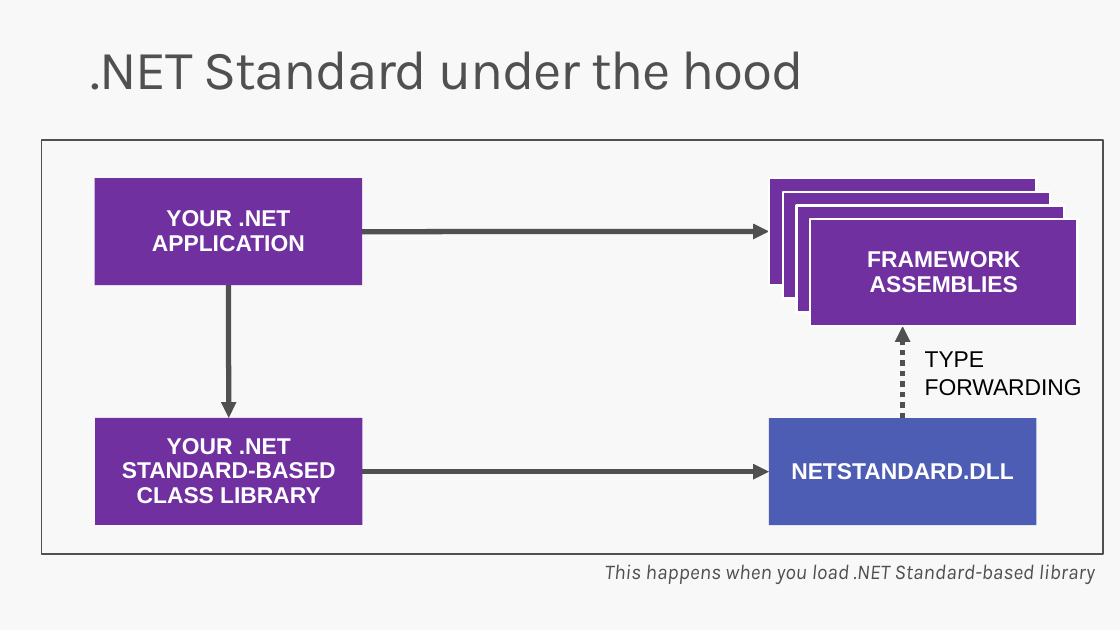
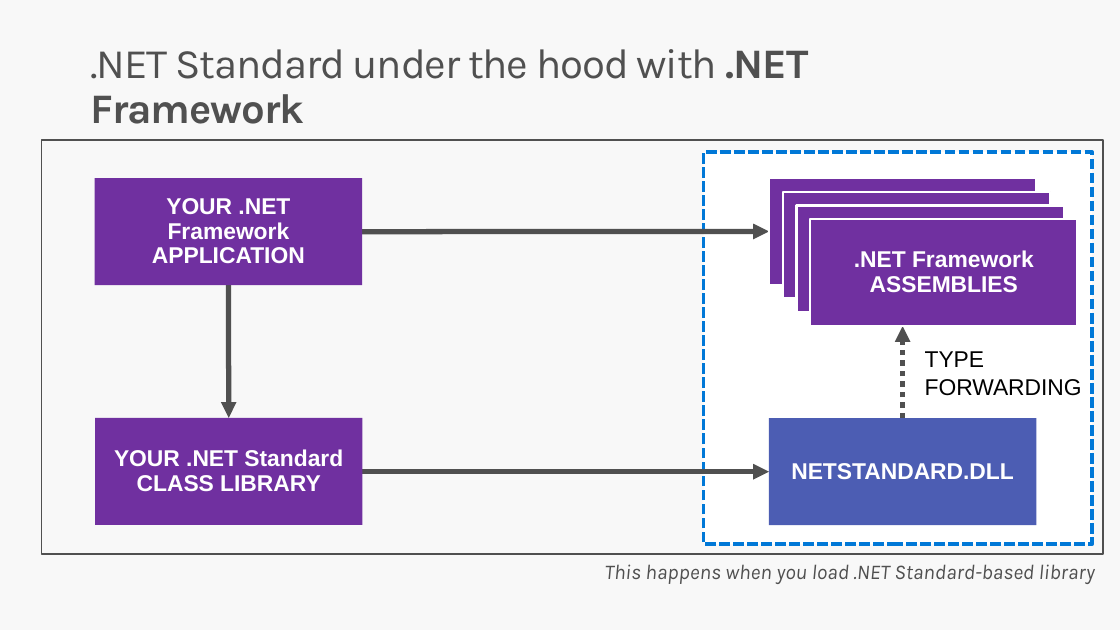
Before and after one commit to DotNetConfTh/dotnetconfth.github.io, a slide deck: slide 20 of dotnetconf/Technical/Decks/Aaron_NetStandard/Build Great Libraries using .NET Standard-Aaron.pptx (slide 24 before the commit). Drawn at 1120x630 pixels with LibreOffice and Linux fonts; fonts in the diff are those of the drawing; background and template pictures are left out. Boxes give left, top, right and bottom in pixels: in the first picture for what was removed or moved away, otherwise in the second. Text is boxed around its words. In the diff, an @@ line names an element or a change of style, - is before the commit and + after.

```diff
--- a/dotnetconf/Technical/Decks/Aaron_NetStandard/Build Great Libraries using .NET Standard-Aaron.pptx
+++ b/dotnetconf/Technical/Decks/Aaron_NetStandard/Build Great Libraries using .NET Standard-Aaron.pptx
@@ title at (90, 49, 809, 124): text changed; size 47 to 36 pt @@
-.NET Standard under the hood
+.NET Standard under the hood with .NET Framework
@@ rectangle added at (704, 152, 1092, 544), fill #FFFFFF, outline #0078D7 3 pt dashed @@
@@ text in rectangle at (152, 198, 305, 263): text changed @@
-YOUR .NET APPLICATION
+YOUR .NET Framework APPLICATION
@@ text in rectangle at (854, 250, 1034, 293): text changed @@
-FRAMEWORK ASSEMBLIES
+.NET Framework ASSEMBLIES
@@ text in rectangle at (114, 449, 343, 492): text changed @@
-YOUR .NET STANDARD-BASED CLASS LIBRARY
+YOUR .NET Standard CLASS LIBRARY
```
Also in this commit, not shown: 7 other slides changed, 14 slides added, 12 slides removed.
